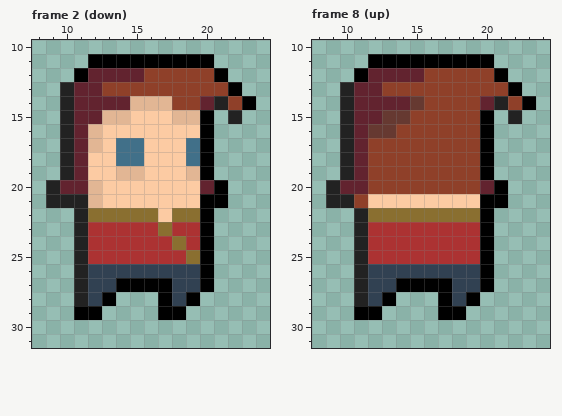
Two states of a pixel-art file, Assets/animations/player/player_idle.aseprite. That is the earlier state.
32x32 pixels, 13 frames. Shown: frame 2 (down): x 8..24, y 10..31; frame 8 (up): x 8..24, y 10..31. The commit also changed other frames, which this record leaves out.
Once edited:
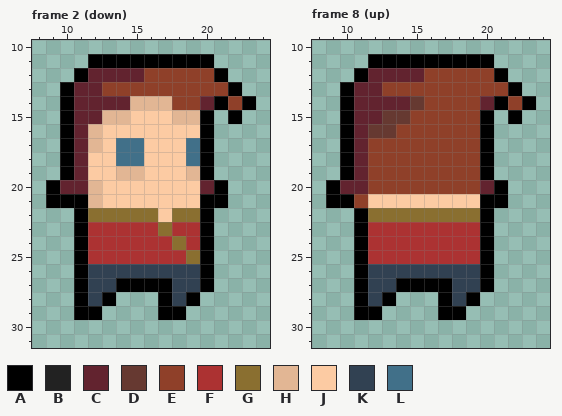
Palette (. is transparent): A #000000  B #222222  C #62232f  D #663931  E #8f4029  F #ac3232  G #8a6f30  H #e2b694  J #fccba3  K #314152  L #417089
From old to new:
Frame 2 (down), layer "Sprite":
y 13: x 10 B -> A
y 14: x 10 B -> A; x 21 B -> A
y 15: x 10 B -> A; x 22 B -> A
y 16..19: x 10 B -> A
y 20: x 9 B -> A
y 21: x 9..11 BBB -> AAA
y 22..28: x 11 B -> A
Frame 8 (up), layer "Sprite":
y 13: x 10 B -> A
y 14: x 10 B -> A; x 21 B -> A
y 15: x 10 B -> A; x 22 B -> A
y 16..19: x 10 B -> A
y 20: x 9 B -> A
y 21: x 9..10 BB -> AA
y 22..28: x 11 B -> A
